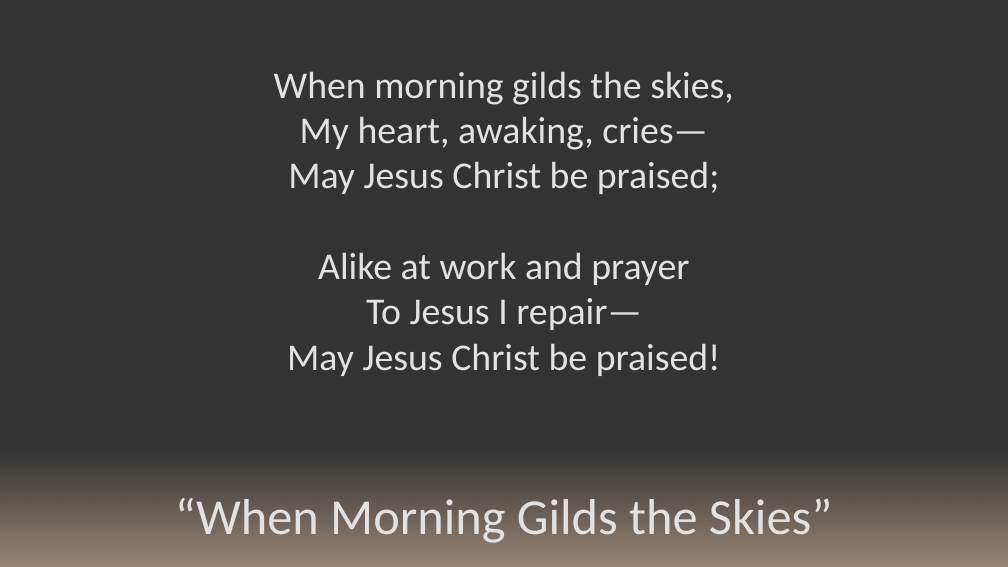
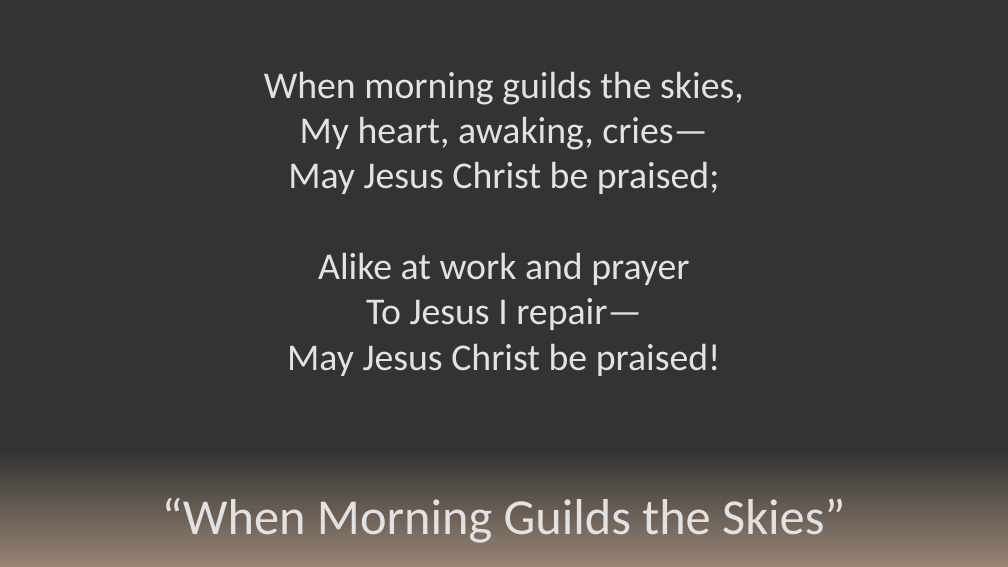
Before and after one commit to kevinmcmilian/ZarahemlaHymnPPTs, a slide deck: slide 1 of 58 - When Morning Gilds the Skies.pptx. Drawn at 1008x567 pixels with LibreOffice and Linux fonts; fonts in the diff are those of the drawing. Boxes give left, top, right and bottom in pixels: in the first picture for what was removed or moved away, otherwise in the second. Text is boxed around its words. In the diff, an @@ line names an element or a change of style, - is before the commit and + after.

```diff
--- a/58 - When Morning Gilds the Skies.pptx
+++ b/58 - When Morning Gilds the Skies.pptx
@@ text at (264,71,744,105): text changed @@
-When morning gilds the skies,
+When morning guilds the skies,
@@ text at (162,498,845,543): text changed @@
-“When Morning Gilds the Skies”
+“When Morning Guilds the Skies”
```
Also in this commit, not shown: 2 other slides changed, 2 other files.
